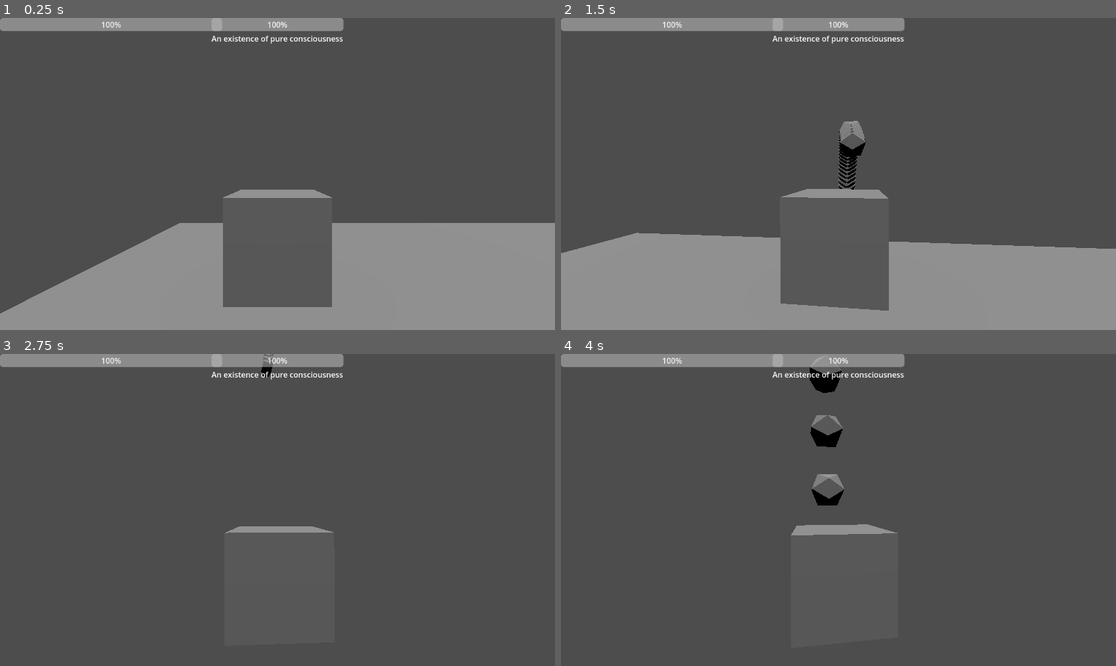
Above: before the commit, frames 1-4 (two rows, left to right).
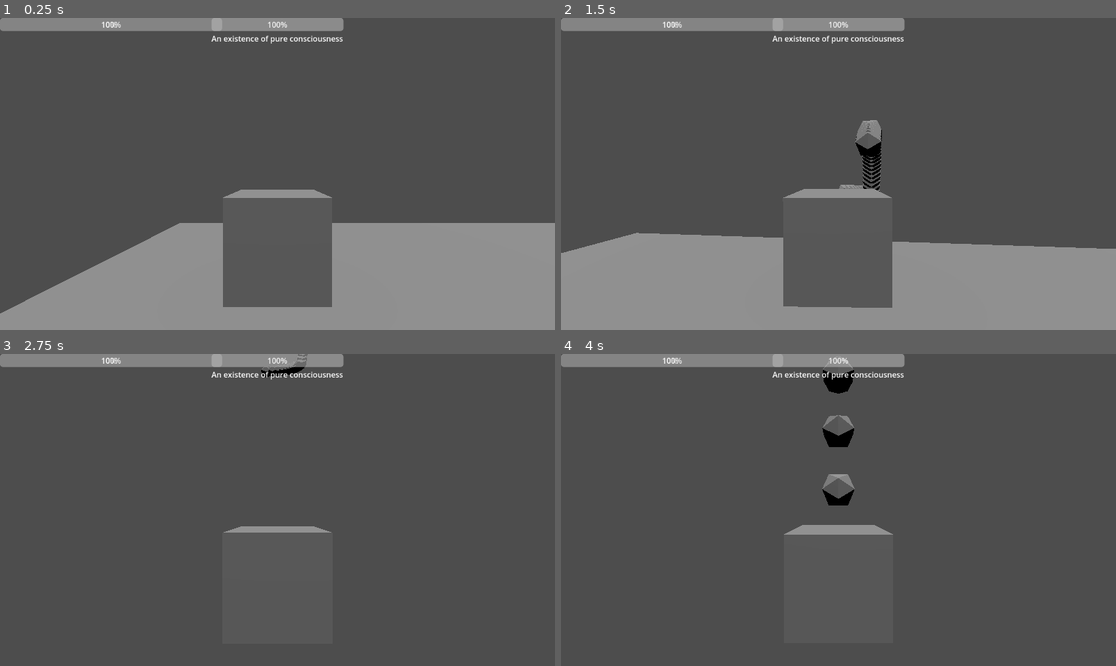
Above: after the commit, the same moments.

Repository: RavenRandomz/cube-extentialis-bossfight
Game: Godot game, scene res://testworld.tscn
Two runs of this game, one before a commit and one after it. Both use one fixed random seed, a clock stepped at 60 frames per second and the inputs below.
Inputs (mouse positions are in pixels of both pictures, inside the frame that each line leads up to):
- Up to frame 1 (0.25 s): no input
- Up to frame 2 (1.5 s): tap Enter at 0.5 s; move the mouse to (866, 174) at 0.52 s; press the mouse at (866, 174) at 0.53 s; hold W (player_forward) from 0.53 s (still down); tap Space (player_jump) at 0.77 s; move the mouse to (810, 174) at 1.27 s; release the mouse at (810, 174) at 1.28 s; tap Shift at 1.35 s
- Up to frame 3 (2.75 s): keep holding W (player_forward); tap Space (player_jump) at 1.52 s; move the mouse to (288, 503) at 2.02 s; tap Alt at 2.1 s
- Up to frame 4 (4 s): keep holding W (player_forward); move the mouse to (832, 516) at 2.77 s; tap Ctrl at 2.85 s; click (832, 516) at 2.92 s; tap Space (player_jump) at 3.02, 3.5, 3.77 s; move the mouse to (877, 513) at 3.52 s; press the mouse at (877, 513) at 3.53 s

The runs differ from the first frame. In frame 1, less than 0.1% of the frame differs, in the area x 19-21%, y 1-4%; in frame 2, 1.4%, in the area x 19-60%, y 1-94%; in frame 3, 0.2%; in frame 4, 1.2%.

Commit message:
Move player body handling function from Player to PlayerBodyHandler

Diff:
--- a/character/player.tscn
+++ b/character/player.tscn
@@ -1,46 +1,51 @@
-[gd_scene load_steps=8 format=3 uid="uid://bnlvq0ut74cfd"]
+[gd_scene load_steps=9 format=3 uid="uid://bnlvq0ut74cfd"]
 
 [ext_resource type="Script" path="res://scripts/player.gd" id="1_tb1br"]
 [ext_resource type="PackedScene" uid="uid://2bmn74221edj" path="res://character/orbital_camera.tscn" id="2_iejax"]
 [ext_resource type="Script" path="res://scripts/basic_bullet_source.gd" id="3_dan72"]
-[ext_resource type="Script" path="res://scripts/player_hud.gd" id="4_ja5l6"]
 [ext_resource type="Script" path="res://scripts/player_input_handler.gd" id="5_qo7sf"]
+[ext_resource type="PackedScene" uid="uid://cmmulbrsy1iwr" path="res://GUI/player_hud.tscn" id="6_jp61w"]
+[ext_resource type="Script" path="res://scripts/player_body_handler.gd" id="6_p31lb"]
 
 [sub_resource type="BoxShape3D" id="BoxShape3D_mm66v"]
 
 [sub_resource type="BoxMesh" id="BoxMesh_gn7qv"]
 
-[node name="Player" type="CharacterBody3D" node_paths=PackedStringArray("camera", "playerBody", "playerCollsionMesh", "display", "bullet_source")]
+[node name="Player" type="CharacterBody3D" node_paths=PackedStringArray("camera", "playerBody", "playerCollsionMesh", "display", "bullet_source", "input_handler")]
 script = ExtResource("1_tb1br")
 camera = NodePath("OrbitalCamera")
-playerBody = NodePath("MeshInstance3D")
+playerBody = NodePath("CollisionShape3D/MeshInstance3D")
 playerCollsionMesh = NodePath("CollisionShape3D")
-display = NodePath("Player_HUD")
-bullet_source = NodePath("MeshInstance3D/BulletSource")
+display = NodePath("PlayerHUD")
+bullet_source = NodePath("CollisionShape3D/MeshInstance3D/BulletSource")
+input_handler = NodePath("PlayerInputHandler")
 
 [node name="CollisionShape3D" type="CollisionShape3D" parent="."]
 shape = SubResource("BoxShape3D_mm66v")
 
-[node name="OrbitalCamera" parent="." instance=ExtResource("2_iejax")]
-transform = Transform3D(-1, 0, -8.74228e-08, 0, 1, 0, 8.74228e-08, 0, -1, 0, 0.716, 0)
+[node name="MeshInstance3D" type="MeshInstance3D" parent="CollisionShape3D"]
+mesh = SubResource("BoxMesh_gn7qv")
+skeleton = NodePath("../..")
 
-[node name="MeshInstance3D" type="MeshInstance3D" parent="."]
-mesh = SubResource("BoxMesh_gn7qv")
-
-[node name="BulletSource" type="Node3D" parent="MeshInstance3D"]
+[node name="BulletSource" type="Node3D" parent="CollisionShape3D/MeshInstance3D"]
 transform = Transform3D(1, 0, 0, 0, 1, 0, 0, 0, 1, 0, 0, 1.28324)
 script = ExtResource("3_dan72")
 
-[node name="Player_HUD" type="Control" parent="."]
-layout_mode = 3
-anchors_preset = 0
-offset_right = 40.0
-offset_bottom = 40.0
-script = ExtResource("4_ja5l6")
+[node name="OrbitalCamera" parent="." instance=ExtResource("2_iejax")]
+transform = Transform3D(-1, 0, -8.74228e-08, 0, 1, 0, 8.74228e-08, 0, -1, 0, 0.716, 0)
 
 [node name="PlayerInputHandler" type="Node" parent="."]
 script = ExtResource("5_qo7sf")
 
+[node name="PlayerHUD" parent="." instance=ExtResource("6_jp61w")]
+
+[node name="PlayerBodyHandler" type="Node" parent="." node_paths=PackedStringArray("_player", "_player_mesh", "_player_collision_shape", "input_handler")]
+script = ExtResource("6_p31lb")
+_player = NodePath("..")
+_player_mesh = NodePath("../CollisionShape3D/MeshInstance3D")
+_player_collision_shape = NodePath("../CollisionShape3D")
+input_handler = NodePath("../PlayerInputHandler")
+
 [connection signal="on_player_bullet_fire" from="PlayerInputHandler" to="." method="_on_player_bullet_fire"]
 [connection signal="on_player_jump_input" from="PlayerInputHandler" to="." method="_on_player_jump_input"]
 [connection signal="on_translational_motion_input" from="PlayerInputHandler" to="." method="_on_translational_motion_input"]
--- a/scripts/player.gd
+++ b/scripts/player.gd
@@ -11,8 +11,10 @@
 @export var min_health: float = 0
 @export var max_health: float = 1000
 @export var bullet_source: BasicBulletSource
+@export var input_handler: PlayerInputHandler
 
 var player_movement_handler = PlayerMovementHandler.new(self)
+
 
 var basic_bullet = preload("res://projectile/basic_bullet.tscn")
 var gravity = ProjectSettings.get_setting("physics/3d/default_gravity")
@@ -42,14 +44,6 @@
 	# _player_view_rotation_sync(get_desired_movement_direction(), delta)
 	move_and_slide()
 
-
-func _translational_input_pressed():
-	return Input.is_action_pressed("player_forward")\
-	or Input.is_action_pressed("player_backward")\
-	or Input.is_action_pressed("player_strafeleft")\
-	or Input.is_action_pressed("player_straferight")
-
-
 func _on_player_bullet_fire():
 	if (not is_stunned()):
 		bullet_source.fire()
@@ -63,6 +57,6 @@
 		var direction = (camera.transform.basis * Vector3(translational_input_map.x, 0, translational_input_map.y)).normalized()
 		player_movement_handler.controlled_translational_motion(direction)
 
-func get_desired_movement_direction():
-	var raw_translational_map = player_movement_handler.get_translational_input_map()
+func get_desired_translational_movement_direction():
+	var raw_translational_map = input_handler.get_translational_input_map()
 	return (camera.transform.basis * Vector3(raw_translational_map.x, 0, raw_translational_map.y)).normalized()
